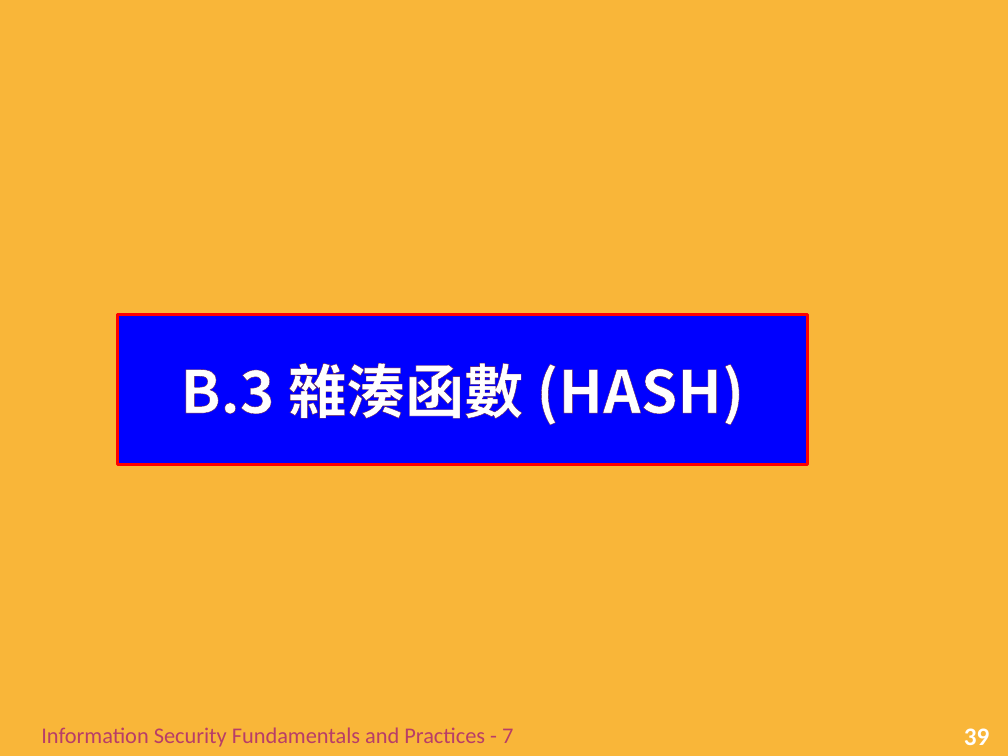
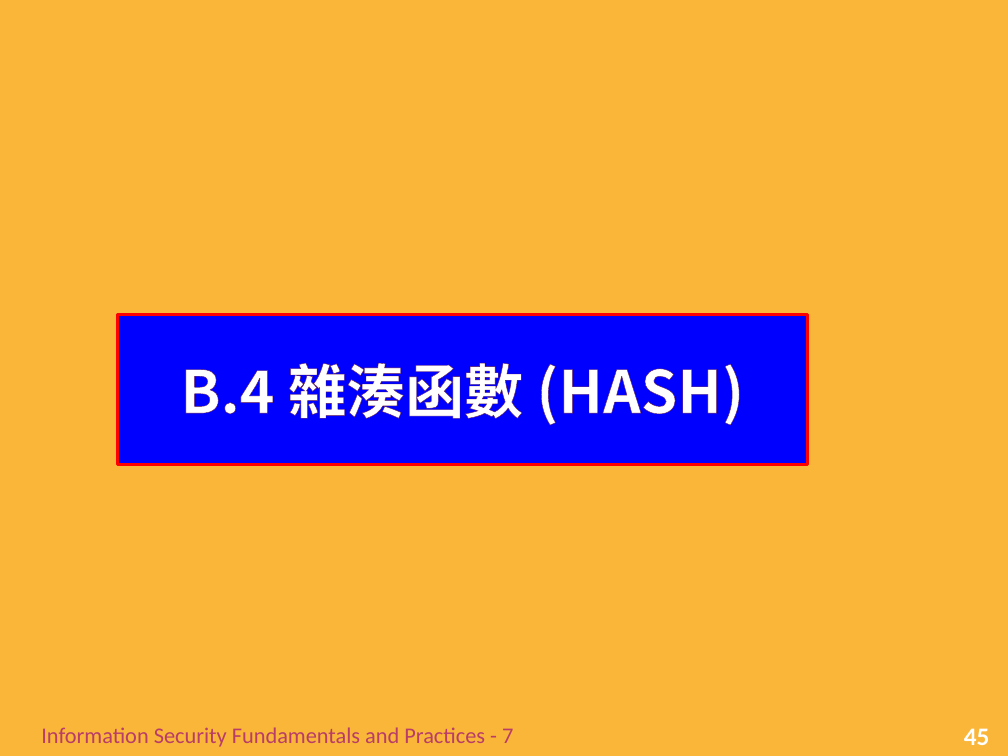
Before and after one commit to chih-chengwu/Information-Security-Markdown, a slide deck: slide 45 of 正本/Ch6_基礎密碼學(潘天佑的第7章).pptx (slide 39 before the commit). Drawn at 1008x756 pixels with LibreOffice and Linux fonts; fonts in the diff are those of the drawing; background and template pictures are left out. Boxes give left, top, right and bottom in pixels: in the first picture for what was removed or moved away, otherwise in the second. Text is boxed around its words. In the diff, an @@ line names an element or a change of style, - is before the commit and + after.

```diff
--- a/正本/Ch6_基礎密碼學(潘天佑的第7章).pptx
+++ b/正本/Ch6_基礎密碼學(潘天佑的第7章).pptx
@@ title at bbox=[181, 363, 744, 425]: text changed @@
-B.3 雜湊函數 (HASH)
+B.4 雜湊函數 (HASH)
@@ page number at bbox=[964, 728, 990, 745]: text changed @@
-39
+45
```
Also in this commit, not shown: 18 other slides changed, 2 slides added, 2 slides removed, 5 other files.
